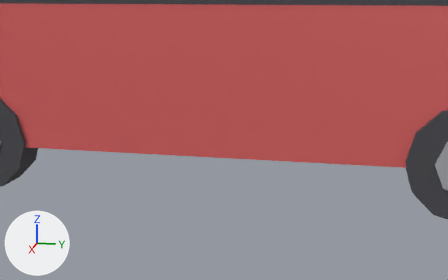
The glTF model assets/models/outdoor/car_van_red.glb: old version first, new version second.
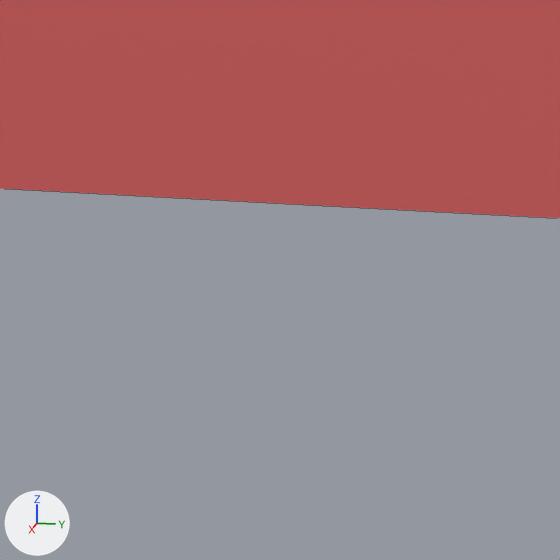
Each version is shown from a camera (50 mm lens) standing at (4.446, 0.821, 1.292) and looking at (-0.029, -0.074, 0.174), then close up on the part from 43% to 63% of the width and 45% to 77% of the height. The axes (+X, +Y, +Z) are drawn at lower left. The lights are the same throughout. The last two pictures show the newer version. The close-ups show mesh edges as thin lines. Where no turn or scale is listed for an object, it has been applied to the vertices.

The scene before the commit, as lines of its bpy script (objects in view):
```python
me_body = bpy.data.meshes.new('body')
me_body.from_pydata(...)  # 128 vertices, 192 faces; spans x -0.97..0.97, y -2.48..2.48, z 0.3..2.05
# faces by material slot: [24, 60, 60, 24, 24]
me_body.materials.append(mat_body)  # red #e56969
me_body.materials.append(mat_glass)  # blue #cee7f6
me_body.materials.append(mat_black)  # dark grey #45454b
me_body.materials.append(mat_headlight)  # white #fdf9e7, glowing light grey #cac7b8
me_body.materials.append(mat_taillight)  # red #e75050, glowing red #aa3838
ob_body = bpy.data.objects.new('body', me_body)
ob_body.location = (0.0, 0.0, 0.0)
```
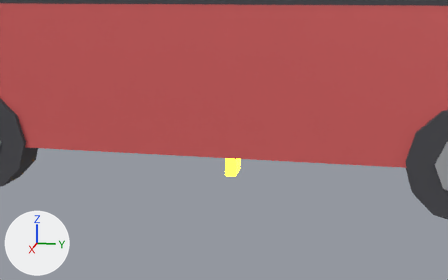
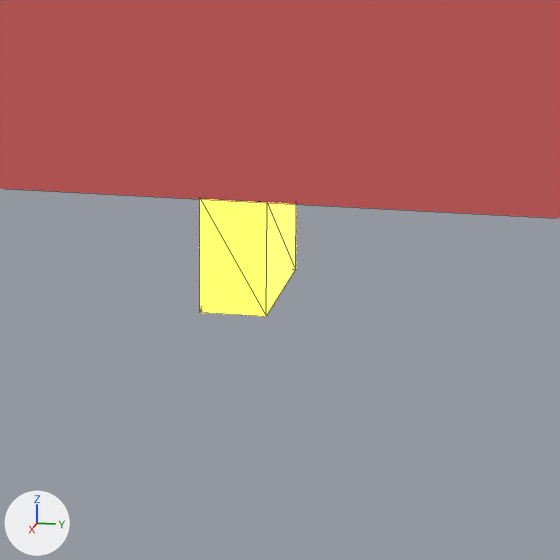
Pixel boxes [x1, y1, x2, y2] of what changed, in the close-ups (560 x 560 px):
```json
{"object": "haz_rr", "change": "added", "after": [200, 199, 296, 316], "on screen": "yellow"}
```

Scene script edits in JSON lines:
```json
{"op": "add", "block": "mat_hazard", "code": ["mat_hazard = principled_material('hazard')", "mat_hazard.base_color = (1.0, 0.62, 0.05)  # yellow #ffce3f", "mat_hazard.roughness = 0.3", "mat_hazard.emission_color = (1.0, 0.62, 0.05)  # yellow #ffce3f", "mat_hazard.emission_strength = 3.0"]}
{"op": "add", "block": "me_haz_rr", "code": ["me_haz_rr = bpy.data.meshes.new('haz_rr')", "me_haz_rr.from_pydata(...)  # a box spanning x -0.9..-0.7, y 2.38..2.46, z -0.69..-0.55", "me_haz_rr.materials.append(mat_hazard)  # yellow #ffce3f, glowing yellow #ffce3f"]}
{"op": "add", "block": "ob_haz_rr", "code": ["ob_haz_rr = bpy.data.objects.new('haz_rr', me_haz_rr)", "ob_haz_rr.location = (0.8, -2.42, 0.62)"]}
```
